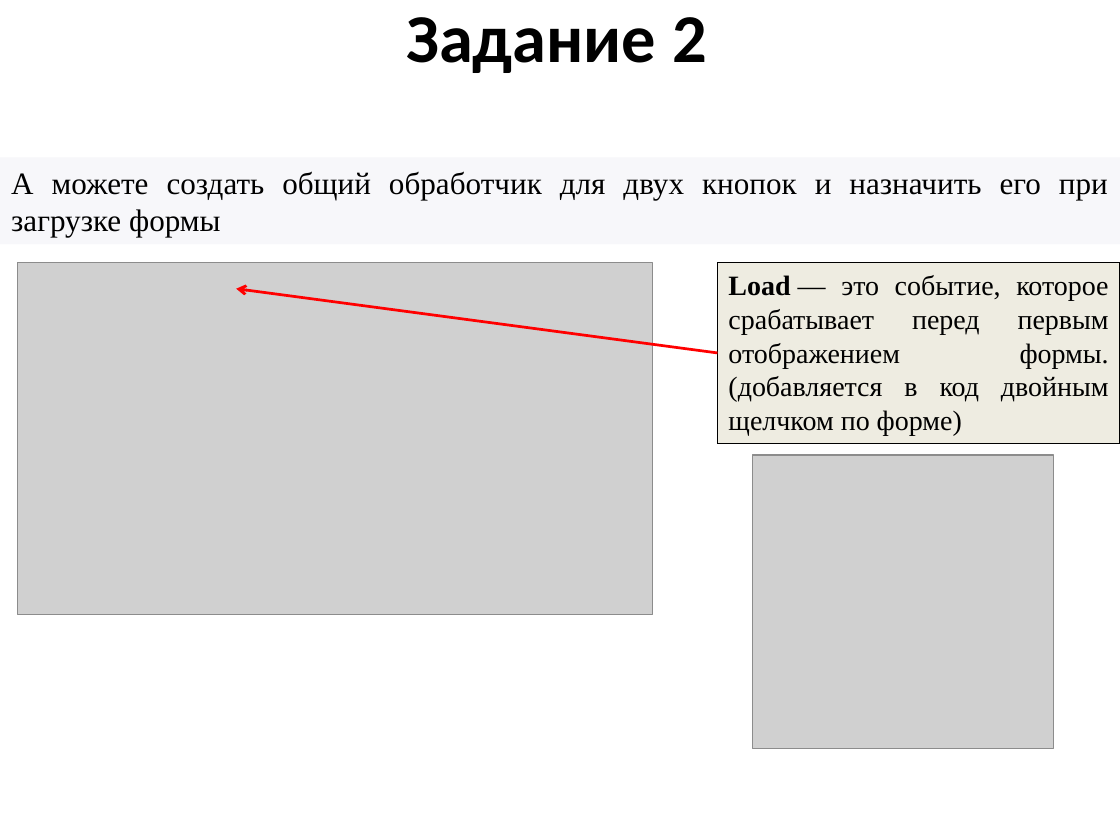
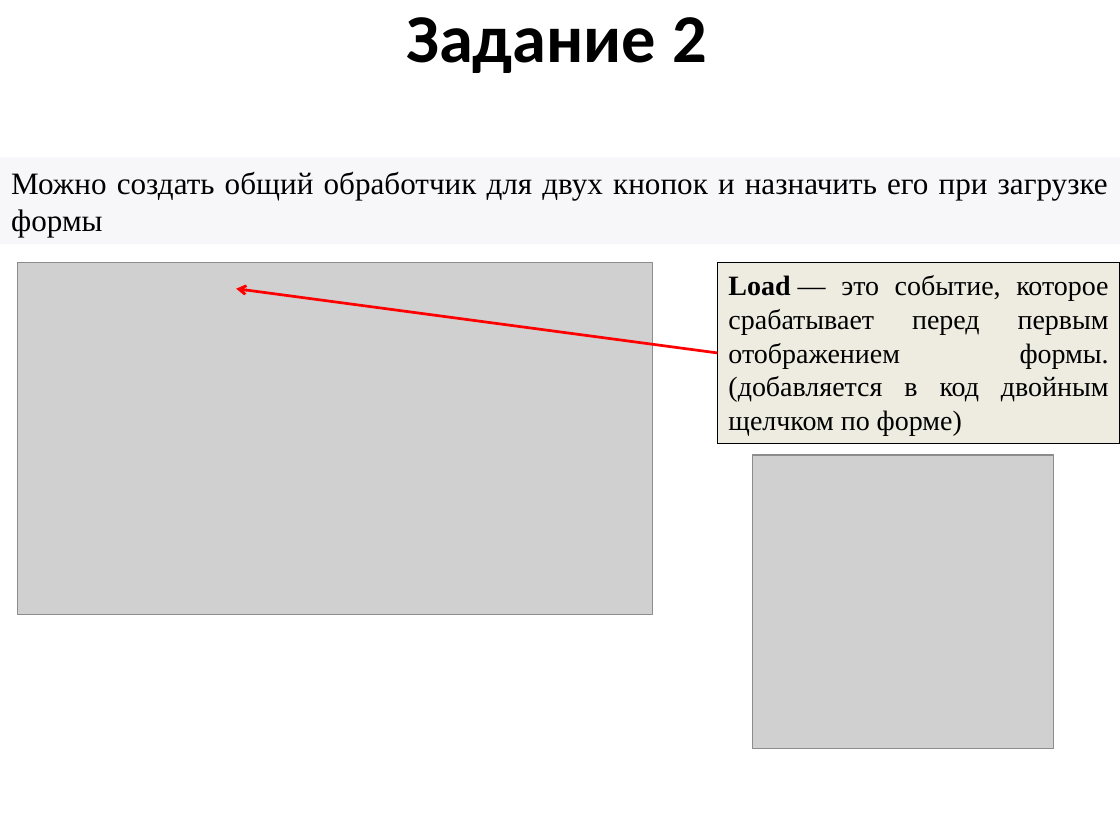
Before and after one commit to mbdatateach/site, a slide deck: slide 10 of sharp/1 Знакомство.pptx. Drawn at 1120x840 pixels with LibreOffice and Linux fonts; fonts in the diff are those of the drawing; grey boxes stand for pictures. Boxes give left, top, right and bottom in pixels: in the first picture for what was removed or moved away, otherwise in the second. Text is boxed around its words. In the diff, an @@ line names an element or a change of style, - is before the commit and + after.

```diff
--- a/sharp/1 Знакомство.pptx
+++ b/sharp/1 Знакомство.pptx
@@ text in rectangle at box(11, 171, 1108, 237): text changed @@
-А можете создать общий обработчик для двух кнопок и назначить его при загрузке формы
+Можно создать общий обработчик для двух кнопок и назначить его при загрузке формы
```
Also in this commit, not shown: 1 other slide changed, 55 other files.
